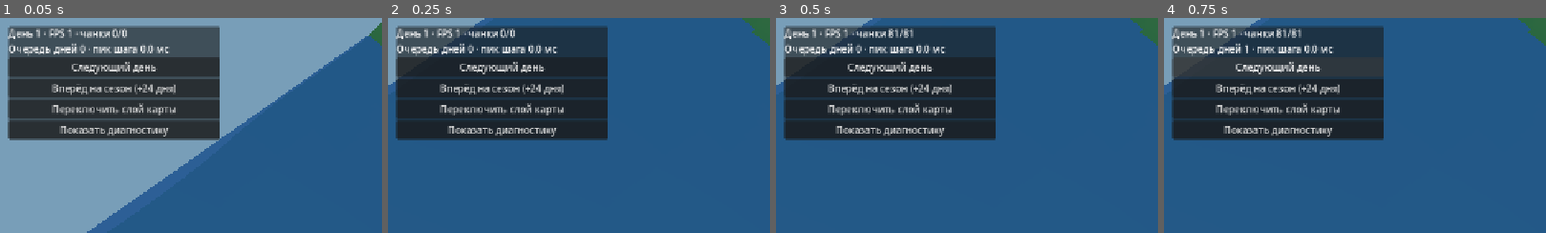
Above: before the commit, frames 1-4 (left to right).
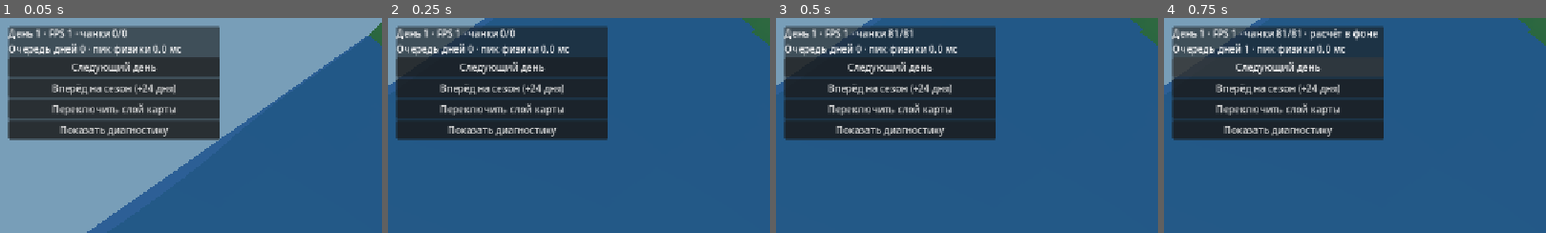
Above: after the commit, the same moments.

Repository: cyrox007/lands-and-ages
Game: Godot game, scene res://scenes/world.tscn
Two runs of this game, one before a commit and one after it. Both use one fixed random seed, a clock stepped at 60 frames per second and the inputs below.
Inputs:
- Up to frame 1 (0.05 s): no input
- Up to frame 2 (0.25 s): no input
- Up to frame 3 (0.5 s): no input
- Up to frame 4 (0.75 s): click "Следующий день" at 0.5 s
The pictures show only the part of the screen within x 0-50%, y 0-50%; the shares and areas given below are measured in that part.

The runs differ from the first frame. In frame 1, 0.4% of the frame differs, in the area x 30-48%, y 12-18%; in frame 2, 0.4%; in frame 3, 0.4%; in frame 4, 0.9%, in the area x 30-56%, y 4-18%.

Commit message:
ui(world): явно показывать фоновую работу и отличать время физики от FPS

Diff:
--- a/godot/scripts/world.gd
+++ b/godot/scripts/world.gd
@@ -437,9 +437,10 @@
 func _update_hud() -> void:
 	if _summary == null:
 		return
-	_summary.text = "День %d · FPS %d · чанки %d/%d\nОчередь дней %d · пик шага %.1f мс" % [
+	var phase := " · расчёт в фоне" if _day_task_id >= 0 else ""
+	_summary.text = "День %d · FPS %d · чанки %d/%d%s\nОчередь дней %d · пик физики %.1f мс" % [
 		_last_completed_day, Engine.get_frames_per_second(), _active.size(),
-		_active.size() + _pending.size(), _days_pending,
+		_active.size() + _pending.size(), phase, _days_pending,
 		float(_peak_day_step_us) / 1000.0]
 	# Даже диагностическая панель не читает модель одновременно
 	# с фоновым потоком, иначе возникнет гонка массивов.
